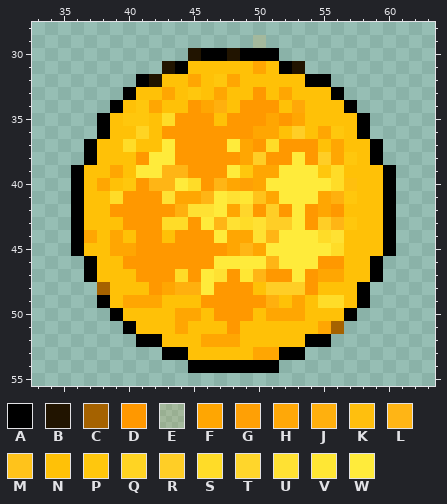
A sprite sheet gets an edit: Images/Sun.png. That is the earlier state.
Colours within 5 levels of each other are drawn and written as one. Shown: x 33..63, y 28..55.
Palette (. is transparent): A #000000  B #211400  C #a56200  D #ff9800  E #ff9b0021  F #ffa602  G #ffa005  H #ffa808  J #ffb00e  K #ffbf0e  L #ffb515  M #ffc31b  N #ffc107  P #ffc70d  Q #ffd423  R #ffce26  S #ffdc28  T #ffd62b  U #ffe133  V #ffe734  W #ffeb3b
Pixels before, first column x 36:
29 ..............E..........
30 .........BAABAAA.........
31 .......BANNNNNFNAB.......
32 .....ABNNFNPFNNNNNAA.....
33 ....ANNFNPNFNNDNFNNNA....
34 ...ANPFNNDFJNDDDNHNNNA...
35 ..ANPPNSDDDNDDDFDFNNNNA..
36 ..ANNQNDDDDDDDFFNRNFPNA..
37 .ANNSNNWDDDDWFDSDDDNFNNA.
38 .ANNNDWWDDDDDFRDDWDRFPNA.
39 ANNFNWWLLDDDWPFFWWWPSNNNA
40 ANFNPDLLWSDLFGFWWWWWSKNNA
41 ANNSDDDUFFLWUVMFWWWFJPNNA
42 ANNDDDDDJUUWFTDRDWDFDNNNA
43 ANNNDDDSSDWLUSURRWDRLPNNA
44 AFNFNDDNDDDWFFULWWWSUNNNA
45 ANNFFDDDDDDDFLFWWWWWSNNNA
46 .ANNDDDDDDDWWWWLWWWDDNNA.
47 .ANNNDDDSDWUDVLDDWDFFNNA.
48 ..CNNNDFJJWDDDNRRRDNNNA..
49 ..ANFFFNNNDDDDDJNFNSSNA..
50 ...ANNNNFFNDDDNFFFNNNA...
51 ....ANNNFNNNDNNNNNNFC....
52 .....AANNNFFFNNNNNAA.....
53 .......AANNNNNFFAA.......
54 .........AAAAAAA.........
And afterwards:
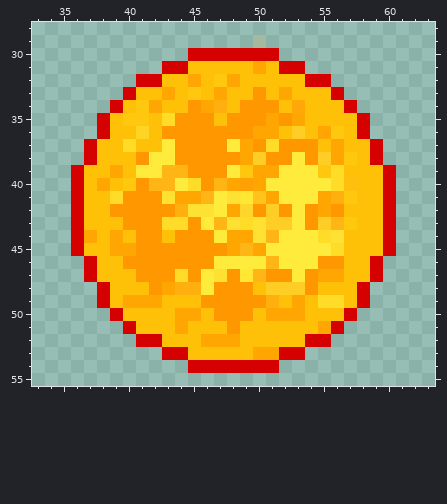
What changed:
file 100x100 -> 300x300 pixels (blocks of 1x1 -> 3x3; one block is one cell here)
Colour A changes from #000000 to #d50000.
Colour B becomes colour A in row 30 at x 45 and 48; in row 31 at x 43 and 53; in row 32 at x 42.
Colour C becomes colour A in row 48 at x 38; in row 51 at x 56.
Boxes around the changes in both pictures, in picture pixels (x1, y1, x2, y2):
changed: (71, 48, 396, 373)
